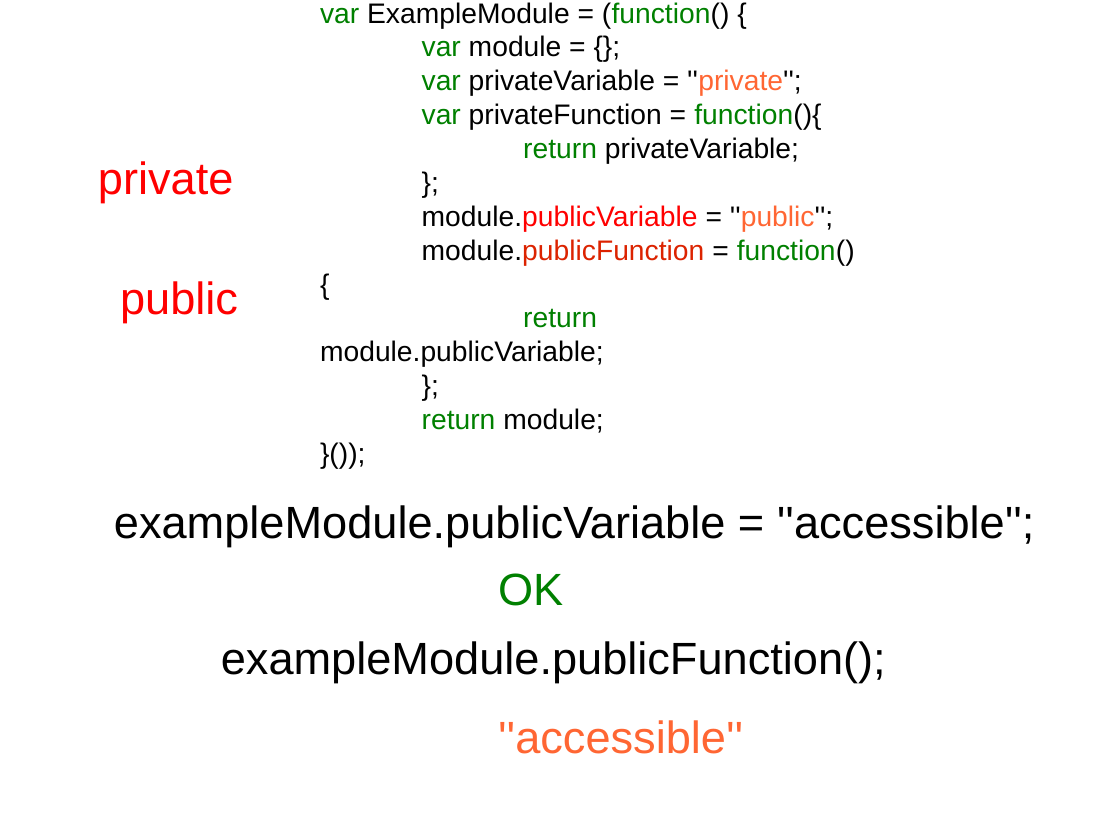
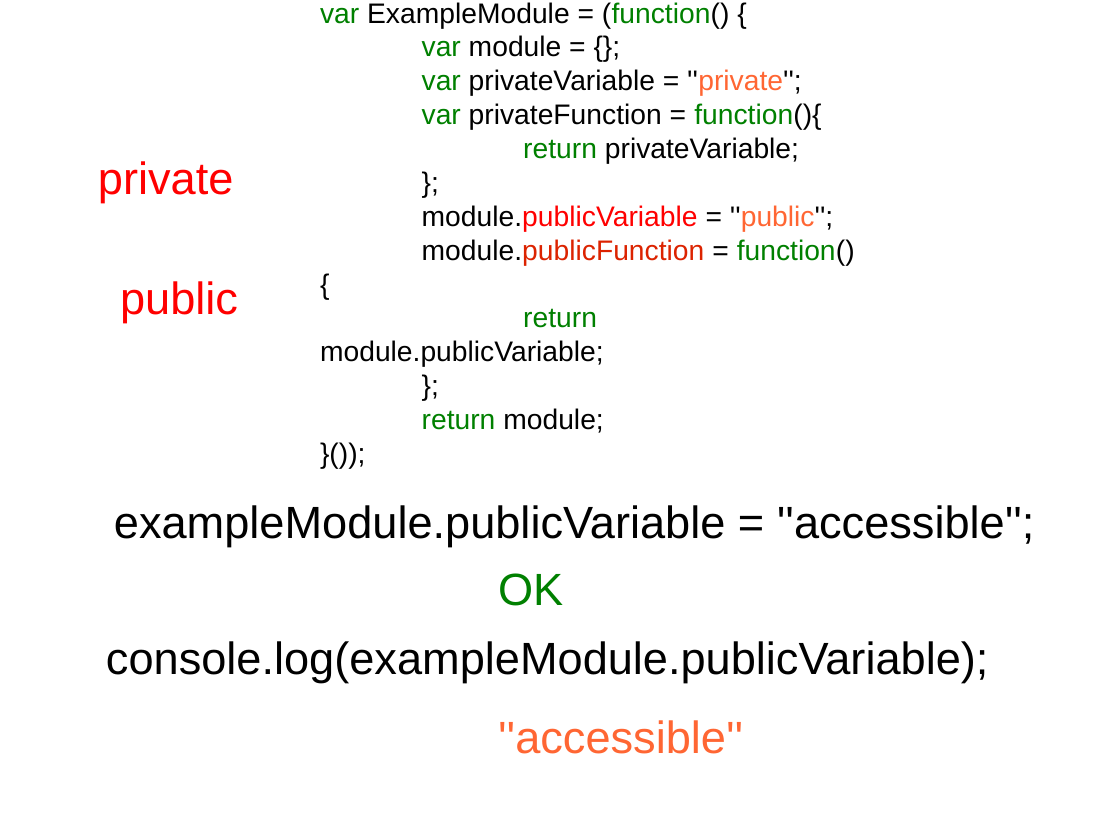
Before and after one commit to sattler/javascript-seminar-2015, a slide deck: slide 9 of presentation/Presentation.odp. Drawn at 1120x840 pixels with LibreOffice and Linux fonts; fonts in the diff are those of the drawing; background and template pictures are left out. Boxes give left, top, right and bottom in pixels: in the first picture for what was removed or moved away, otherwise in the second. Text is boxed around its words. In the diff, an @@ line names an element or a change of style, - is before the commit and + after.

```diff
--- a/presentation/Presentation.odp
+++ b/presentation/Presentation.odp
@@ text at (x1=106, y1=641, x2=988, y2=683): text changed @@
-exampleModule.publicFunction();
+console.log(exampleModule.publicVariable);
```
Also in this commit, not shown: 3 other slides changed, 1 other file.
